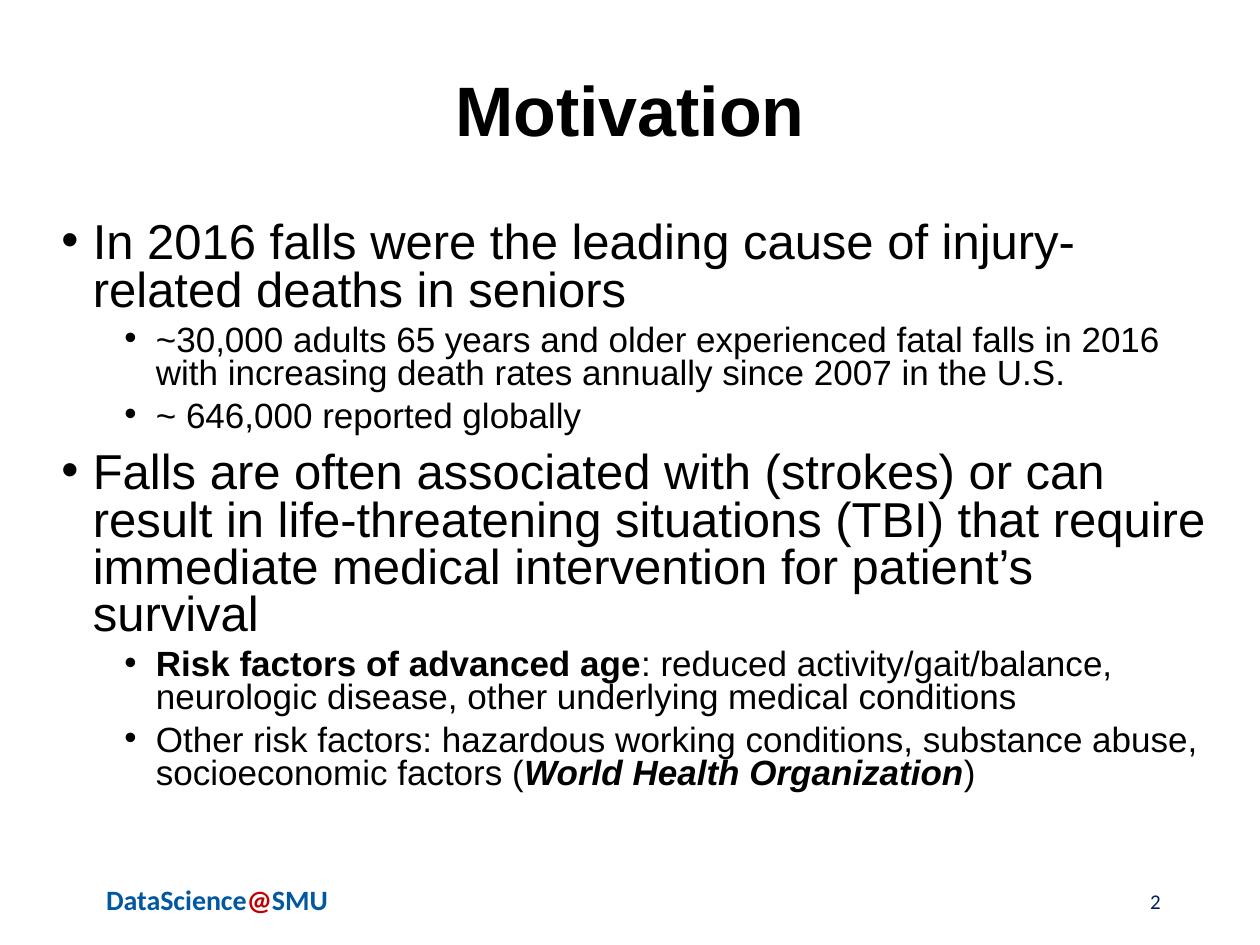
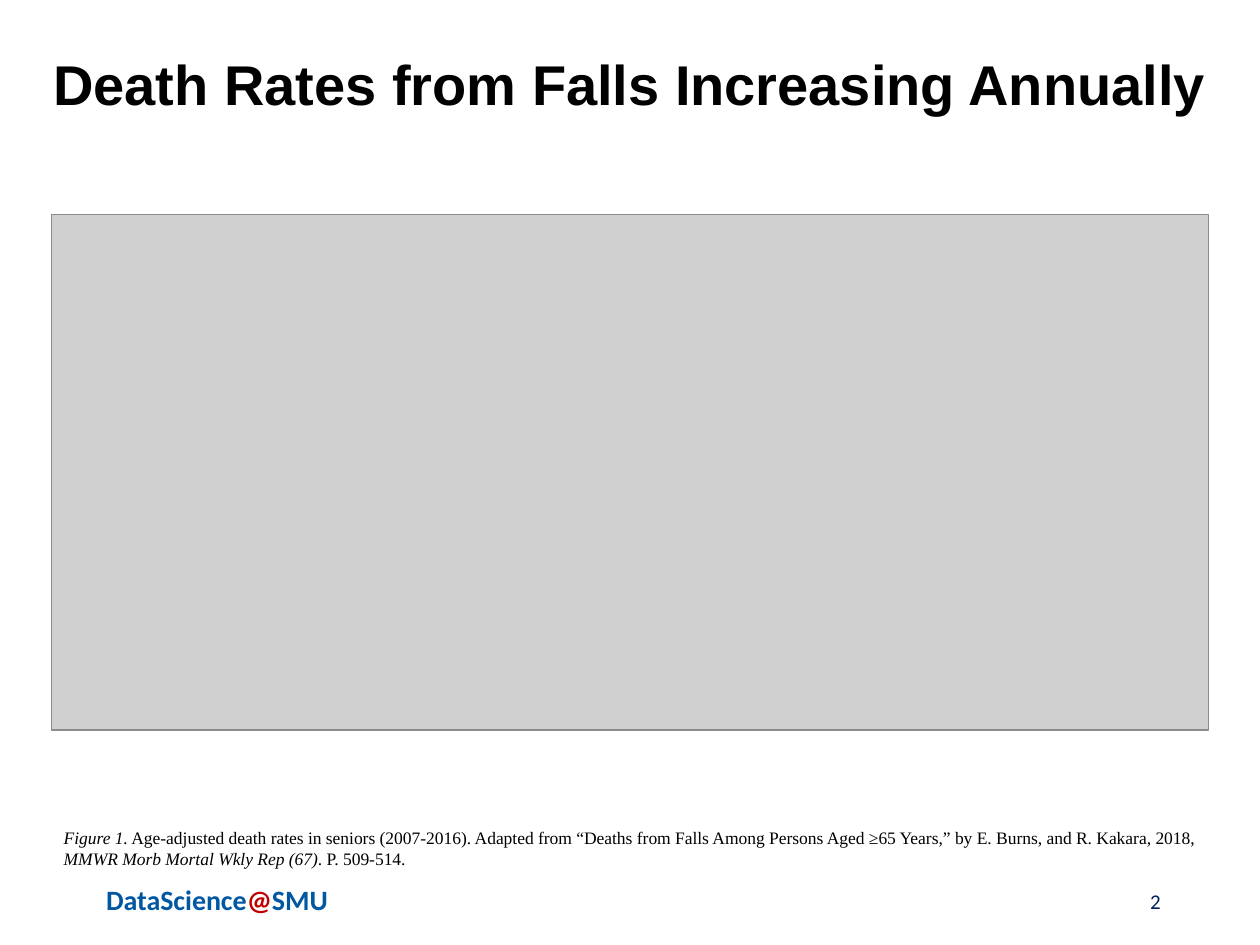
Before and after one commit to mjwolfe91/MSDS_Capstone_JC_AN_MW, a slide deck: slide 2 of Presentation/DraftThreePresentation_CaguioaNguyenWolfe.pptx. Drawn at 1260x945 pixels with LibreOffice and Linux fonts; fonts in the diff are those of the drawing; grey boxes stand for pictures; background and template pictures are left out. Boxes give left, top, right and bottom in pixels: in the first picture for what was removed or moved away, otherwise in the second. Text is boxed around its words. In the diff, an @@ line names an element or a change of style, - is before the commit and + after.

```diff
--- a/Presentation/DraftThreePresentation_CaguioaNguyenWolfe.pptx
+++ b/Presentation/DraftThreePresentation_CaguioaNguyenWolfe.pptx
@@ title at <box>53,64,1204,116</box>: text changed; size 40 to 32 pt @@
-Motivation
+Death Rates from Falls Increasing Annually
@@ picture added at <box>52,215,1208,731</box> @@
@@ text removed at <box>93,223,1205,792</box> @@
-• In 2016 falls were the leading cause of injury-related deaths in seniors
-  • ~30,000 adults 65 years and older experienced fatal falls in 2016 with increasing death rates annually since 2007 in the U.S.
-  • ~ 646,000 reported globally
-• Falls are often associated with (strokes) or can result in life-threatening situations (TBI) that require immediate medical intervention for patient’s survival
-  • Risk factors of advanced age: reduced activity/gait/balance, neurologic disease, other underlying medical conditions
-  • Other risk factors: hazardous working conditions, substance abuse, socioeconomic factors (World Health Organization)
@@ text added at <box>64,831,1195,869</box>, 10 pt, text #000000 @@
+Figure 1. Age-adjusted death rates in seniors (2007-2016). Adapted from “Deaths from Falls Among Persons Aged ≥65 Years,” by E. Burns, and R. Kakara, 2018, MMWR Morb Mortal Wkly Rep (67). P. 509-514.
```
Also in this commit, not shown: 5 other slides changed, 2 slides added, 2 slides removed, 1 other file.
